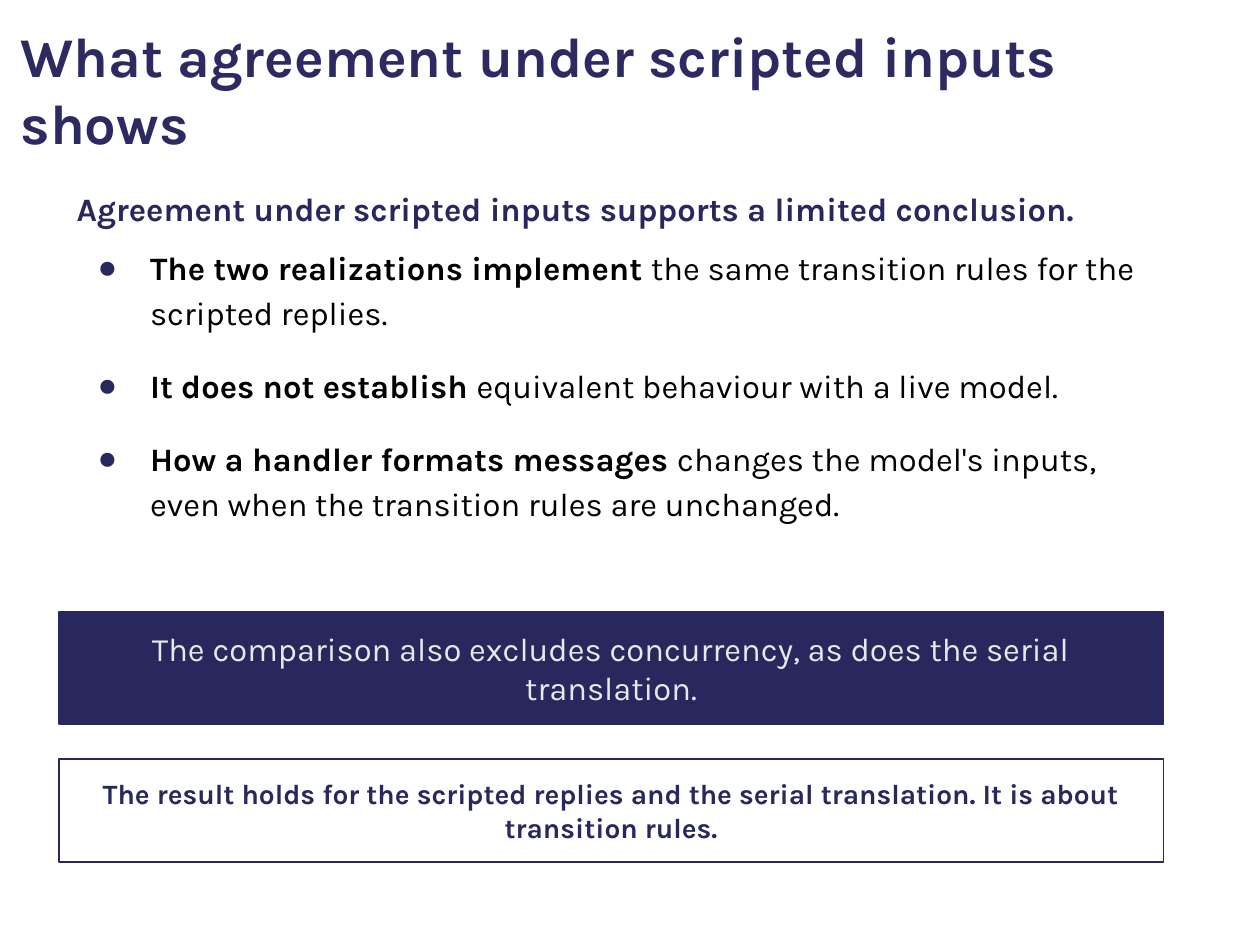
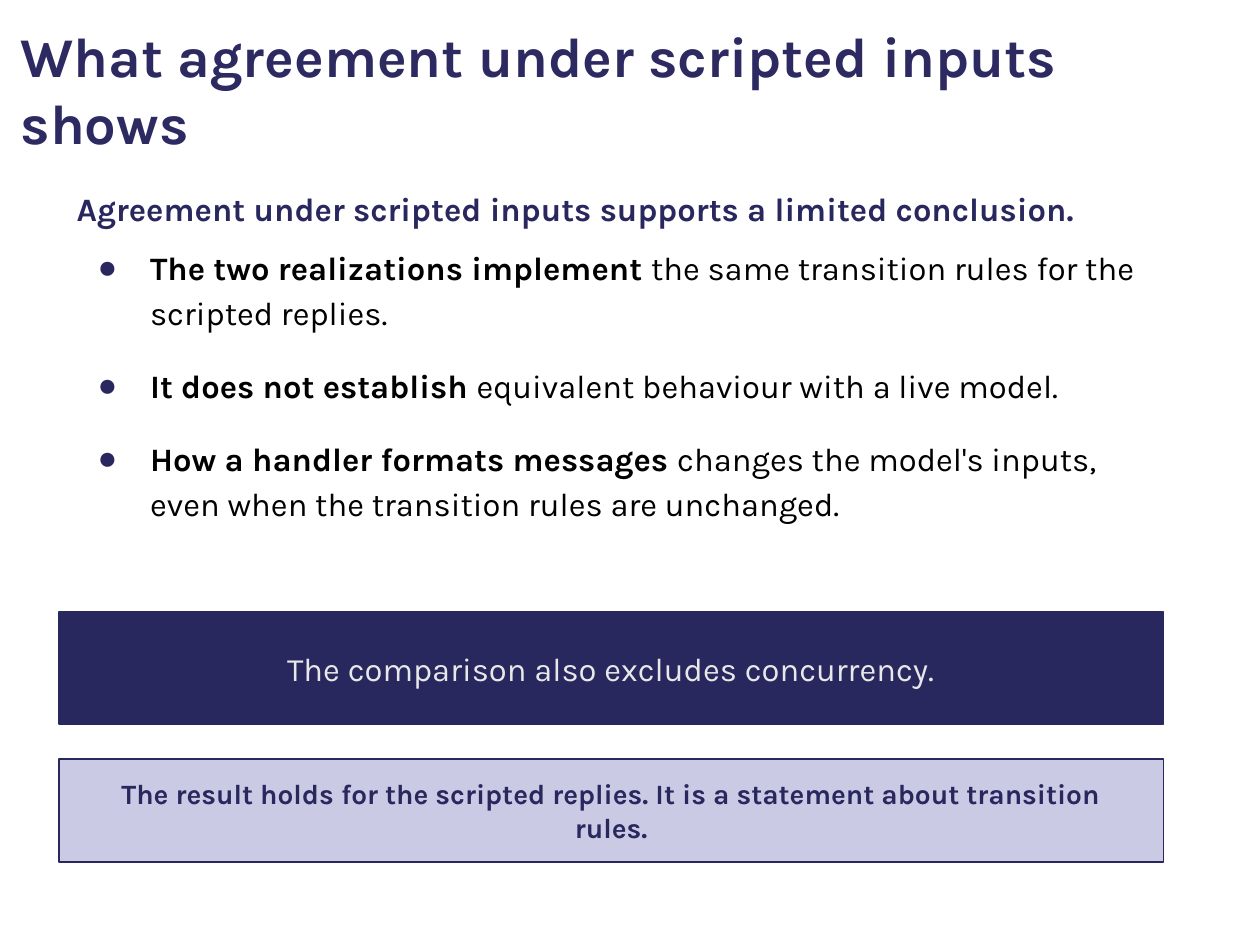
Before and after one commit to comse6998-019/lectures, a slide deck: slide 81 of lecture-3--2026-09-25/lecture3.pptx (slide 90 before the commit). Drawn at 1260x945 pixels with LibreOffice and Linux fonts; fonts in the diff are those of the drawing; background and template pictures are left out. Boxes give left, top, right and bottom in pixels: in the first picture for what was removed or moved away, otherwise in the second. Text is boxed around its words. In the diff, an @@ line names an element or a change of style, - is before the commit and + after.

```diff
--- a/lecture-3--2026-09-25/lecture3.pptx
+++ b/lecture-3--2026-09-25/lecture3.pptx
@@ text in rectangle at [287, 658, 934, 689]: text changed @@
-The comparison also excludes concurrency, as does the serial translation.
+The comparison also excludes concurrency.
@@ rectangle "The result holds for the ..." at [59, 759, 1164, 864]: fill none to #CACAE5 @@
@@ text in rectangle at [121, 784, 1099, 839]: text changed @@
-The result holds for the scripted replies and the serial translation. It is about transition rules.
+The result holds for the scripted replies. It is a statement about transition rules.
```
Also in this commit, not shown: 54 other slides changed, 10 slides added, 7 slides removed, 13 other files.
